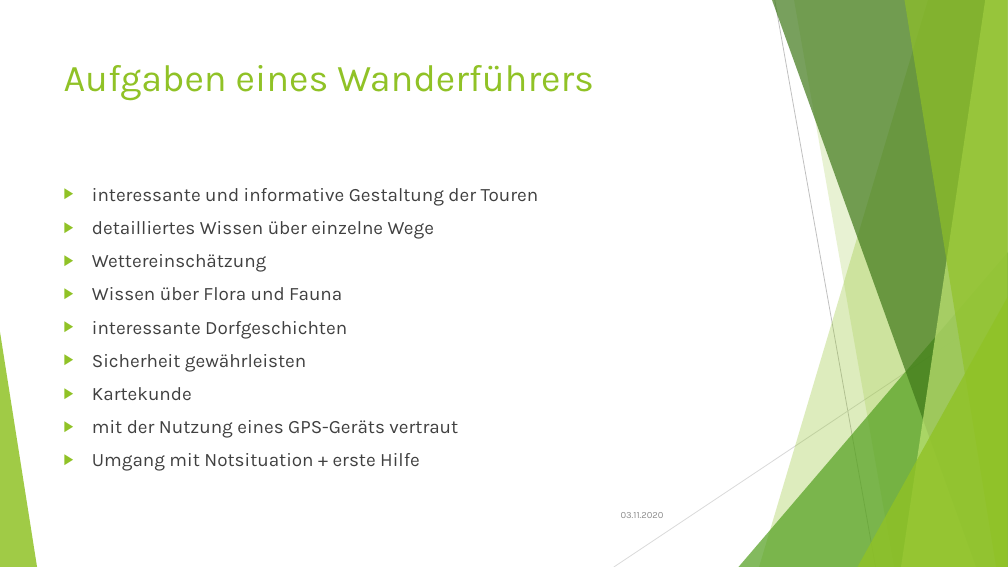
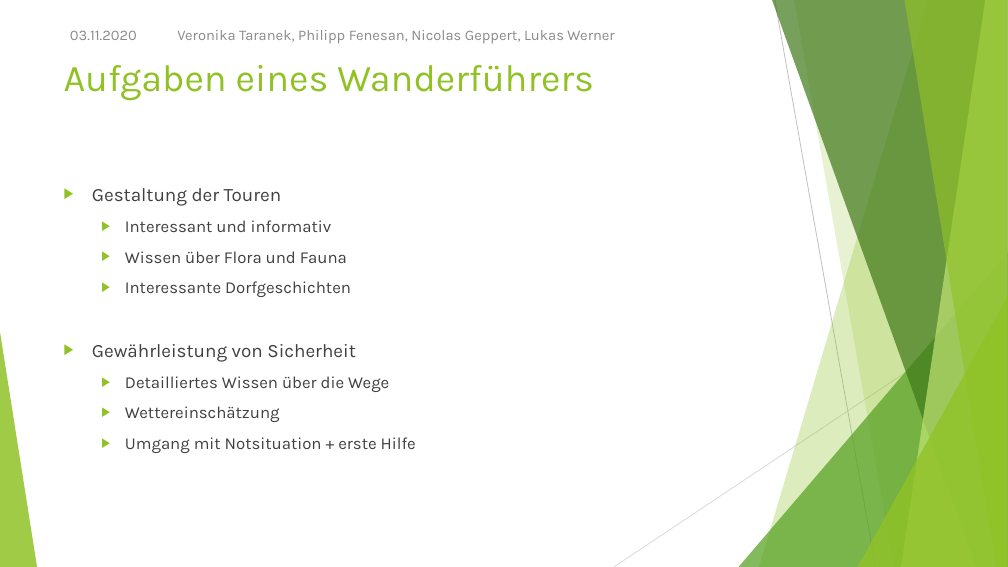
Before and after one commit to NicoGep/Programming_Project, a slide deck: slide 4 of presentation/wanderoo – Gruppe 3.pptx. Drawn at 1008x567 pixels with LibreOffice and Linux fonts; fonts in the diff are those of the drawing. Boxes give left, top, right and bottom in pixels: in the first picture for what was removed or moved away, otherwise in the second. Text is boxed around its words. In the diff, an @@ line names an element or a change of style, - is before the commit and + after.

```diff
--- a/presentation/wanderoo – Gruppe 3.pptx
+++ b/presentation/wanderoo – Gruppe 3.pptx
@@ text "03.11.2020": place and size @@
-text "03.11.2020" at <box>621,512,664,518</box>
+text "03.11.2020" at <box>70,30,137,40</box>
@@ text "03.11.2020" at <box>70,30,137,40</box>: size 9 to 14 pt @@
@@ text added at <box>177,30,614,44</box>, 14 pt, text #8C8C8C @@
+Veronika Taranek, Philipp Fenesan, Nicolas Geppert, Lukas Werner
@@ text at <box>92,188,389,392</box>: text changed; size 18 to 16 pt @@
-▶ interessante und informative Gestaltung der Touren
-▶ detailliertes Wissen über einzelne Wege
+▶ Gestaltung der Touren
+  ▶ Interessant und informativ
+  ▶ Wissen über Flora und Fauna
+  ▶ Interessante Dorfgeschichten
+▶ Gewährleistung von Sicherheit
+  ▶ Detailliertes Wissen über die Wege
@@ text at <box>92,287,458,438</box>: paragraphs removed @@
-▶ Wissen über Flora und Fauna
-▶ interessante Dorfgeschichten
-▶ Sicherheit gewährleisten
-▶ Kartekunde
-▶ mit der Nutzung eines GPS-Geräts vertraut
@@ text at <box>125,406,416,453</box>: size 18 to 16 pt in "Wettereinschätzung", "Umgang mit Notsituation + erste Hilfe"; list level 1 to 2 in "Wettereinschätzung"; list level 1 to 2 in "Umgang mit Notsituation + erste ..." @@
```
Also in this commit, not shown: 4 other slides changed.
